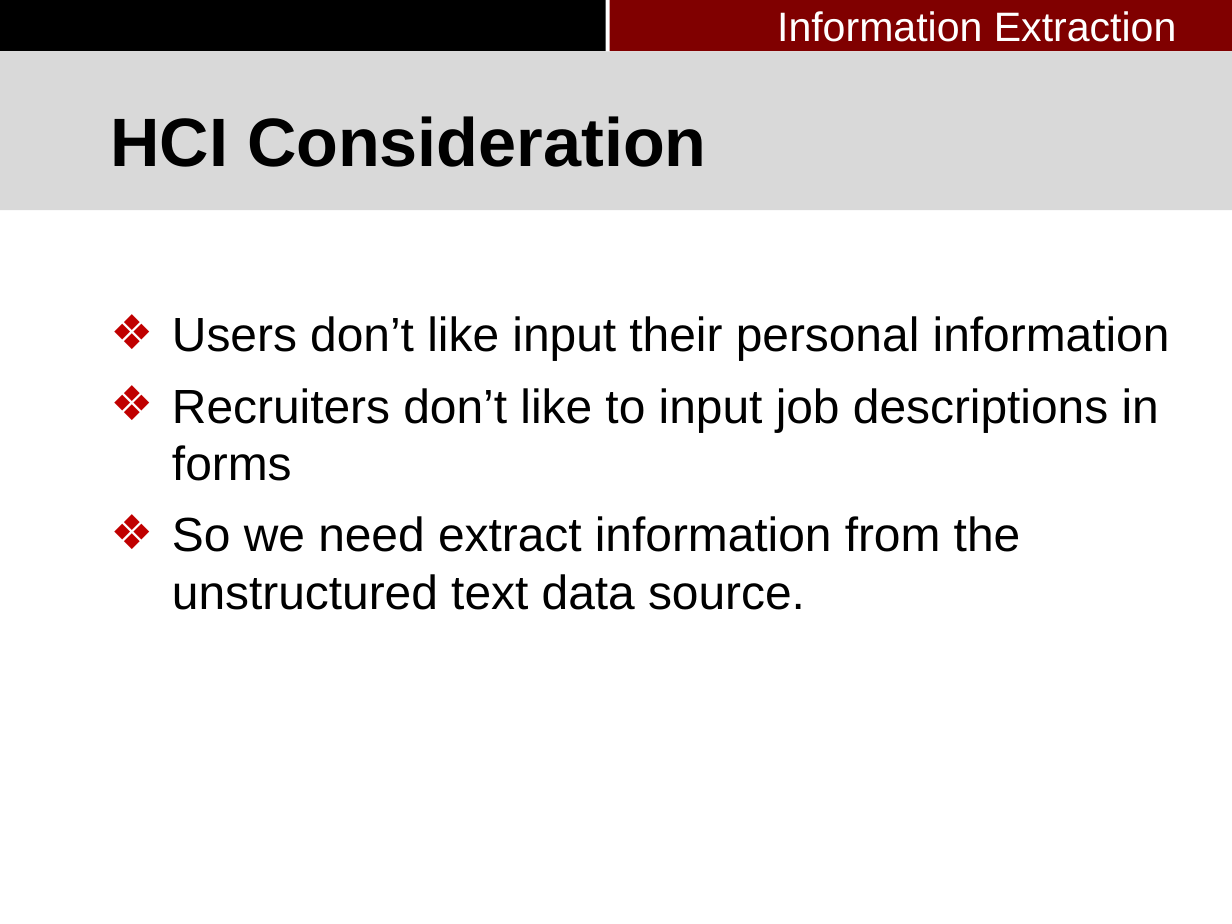
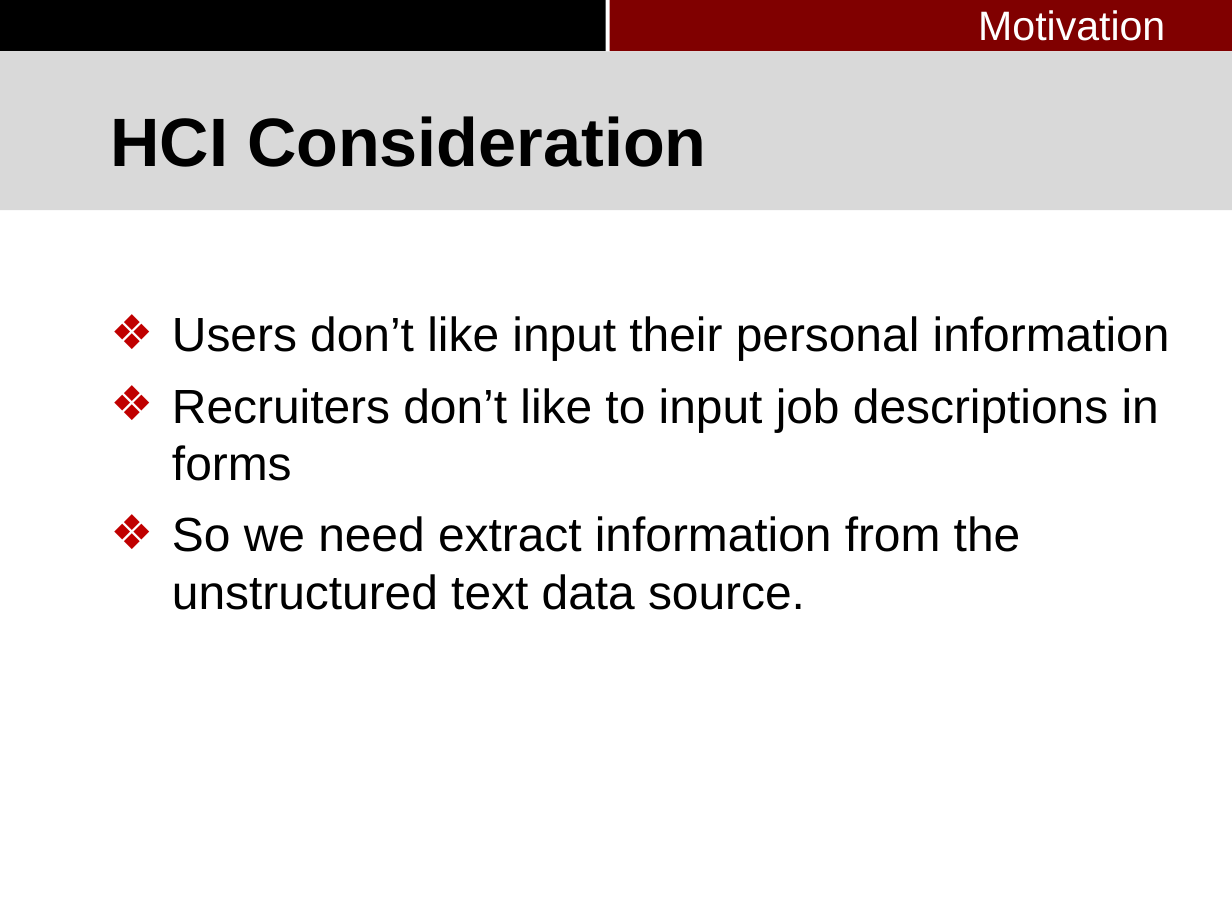
Before and after one commit to pkushiqiang/thesis, a slide deck: slide 7 of media/Master's thesis-3.pptx (slide 28 before the commit). Drawn at 1232x924 pixels with LibreOffice and Linux fonts; fonts in the diff are those of the drawing; background and template pictures are left out. Boxes give left, top, right and bottom in pixels: in the first picture for what was removed or moved away, otherwise in the second. Text is boxed around its words. In the diff, an @@ line names an element or a change of style, - is before the commit and + after.

```diff
--- a/media/Master's thesis-3.pptx
+++ b/media/Master's thesis-3.pptx
@@ text removed at (777,11,1177,42) @@
-Information Extraction
@@ text added at (978,10,1165,41), 24 pt, text #FFFFFF @@
+Motivation
```
Also in this commit, not shown: 19 other slides changed, 3 slides added, 1 slide removed, 1 other file.
